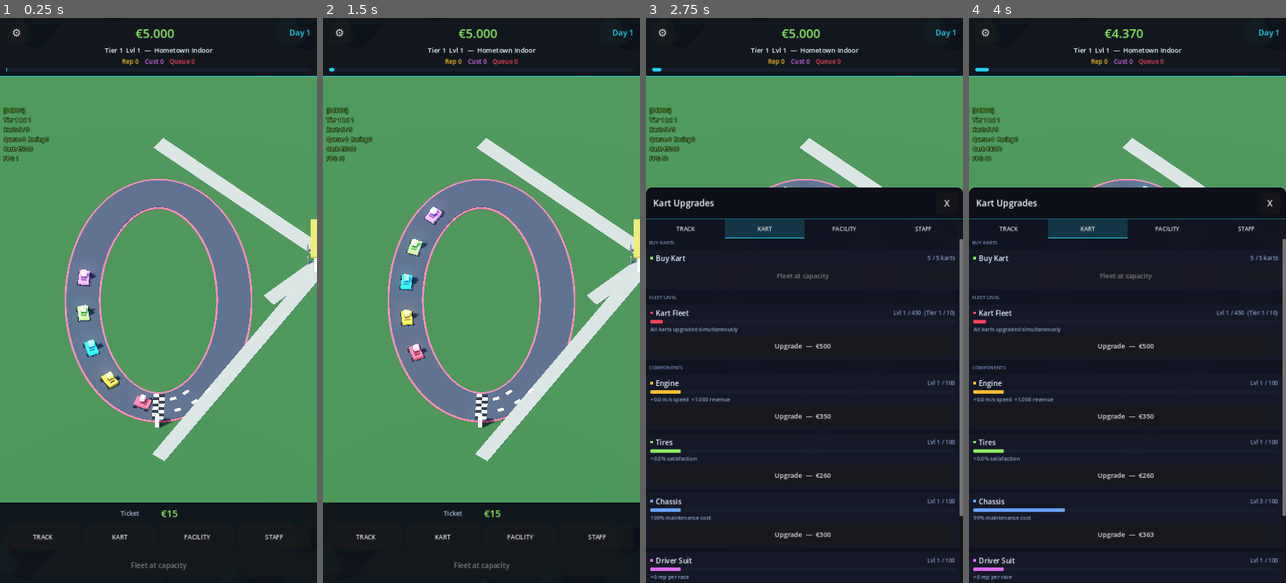
Above: before the commit, frames 1-4 (left to right).
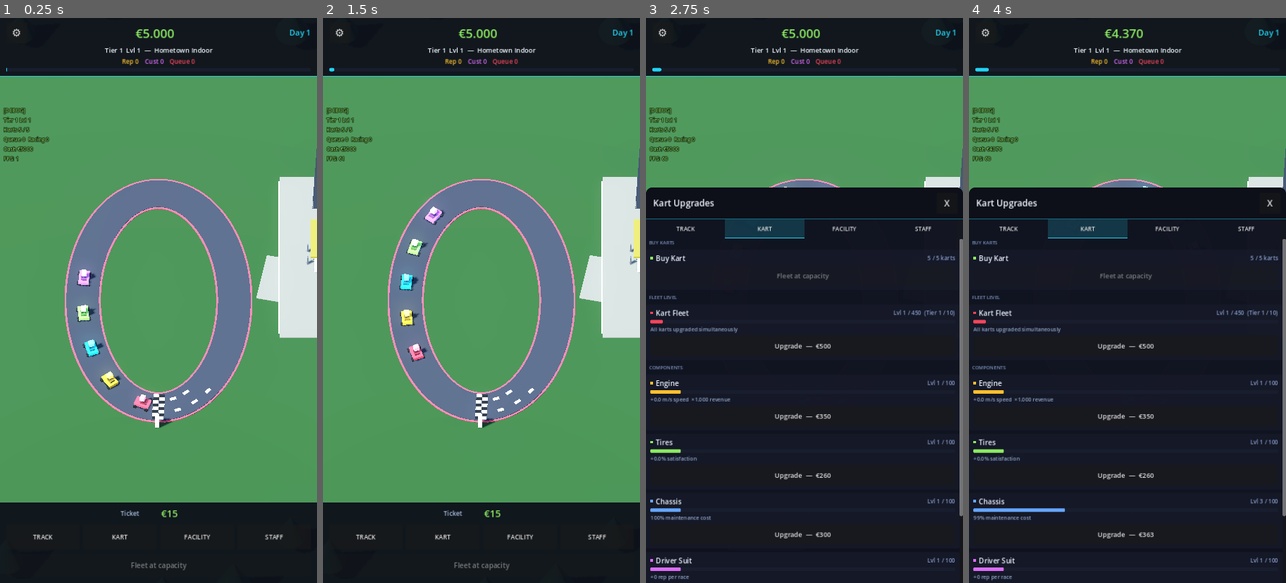
Above: after the commit, the same moments.

Repository: huubvreeker-create/Tycoon
Game: Godot game, scene res://scenes/main.tscn
The game is run twice, just before and just after one commit, with the same random seed, the same clock (stepped at 60 frames per second) and the same inputs.
Inputs:
- Up to frame 1 (0.25 s): no input
- Up to frame 2 (1.5 s): click "⚙" at 0.5 s; click "TRACK" at 1.25 s
- Up to frame 3 (2.75 s): click "KART" at 2 s
- Up to frame 4 (4 s): click "FACILITY" at 2.75 s; click "STAFF" at 3.5 s

The runs differ from the first frame. In frame 1, 5.3% of the frame differs, in the area x 48-100%, y 21-79%; in frame 2, 5.3%; in frame 3, 0.9%; in frame 4, 0.9%.

Commit message:
Real F1-style pit complex + clean concourse plaza
User shot: pit wall was hugging the rumble strip (looked like the
pit was on the track) and walkways were criss-crossing through
buildings.

Inspiration: Red Bull Ring / Spa / Silverstone — pit lane has
3-6m of grass between rumble and pit wall, garages back onto a
paddock area, spectator entrance is one big concourse plaza, not
a fan of paths radiating in every direction.

scripts/facility_visuals.gd:

PIT LANE — actually-visible separation:
* APEX_GAP bumped from "1.5 + 0.4*wave_amp" (ranges 1.5-3.3m) to
  "3.5 + 0.5*wave_amp" (ranges 3.5-5.75m). Now there's clearly a
  strip of grass between the rumble strip and the pit wall at
  every tier — exactly what real F1 circuits look like from above.
* New PADDOCK: a flat dark-grey CSGPolygon3D extruded along the
  same pit curve, sitting BEHIND the garages. Real F1 venues have
  this — it's where the team trucks / motorhomes / equipment park.
  Width grows with the pit-lane level.

WALKWAYS — replaced spaghetti with a concourse plaza:
* Killed the four radial walkways that were going to each facility
  (they were clipping through buildings and looked like random
  rectangles).
* Built ONE big rectangular concrete CONCOURSE plaza around the
  ticket booth (18m × 9m at the south of the track). Painted edge
  stripe along the front for accent.
* ONE asphalt road from the parking lot corner to the plaza.
* ONE short walkway from the plaza forward to the grandstand
  entrance — the only direction spectators actually need to walk.
* Cafeteria / merch / lounge are reached "naturally" by walking
  across the grass; we don't try to draw a path to each.

https://claude.ai/code/session_01Sbv8ExRy1Fimm5caf9TfDv

Diff:
--- a/scripts/facility_visuals.gd
+++ b/scripts/facility_visuals.gd
@@ -271,13 +271,14 @@
 	# Width grows with facility level; the lane covers the +Z arc of
 	# the oval from t_start to t_end (centered at π/2 = top of oval).
 	var pit_lane_width: float = 2.6 + float(level) * 0.06
-	# Maximum outward offset at the apex of the pit curve. Must clear
-	# the rumble strip even at chicane wave-peaks; APEX_GAP grows with
-	# wave_amp so higher tiers get more cushion automatically.
+	# Maximum outward offset at the apex of the pit curve. Real F1
+	# circuits have at least ~5m of grass between the racing line and
+	# the pit wall (Red Bull Ring, Spa, etc.) — anything closer reads
+	# as "the pit is on the track". So bump APEX_GAP substantially.
 	var wave_amp: float = _track.current_wave_amp()
 	var asphalt_outer: float = _track.current_asphalt_width() * 0.5 \
 		+ wave_amp + _RUMBLE_INSET_VAL
-	var apex_gap: float = 1.5 + wave_amp * 0.4
+	var apex_gap: float = 3.5 + wave_amp * 0.5
 	var max_offset: float = asphalt_outer + pit_lane_width * 0.5 + apex_gap
 	# Arc range covers ~130° centred on the +Z apex (90°). 25°..155° is
 	# wide enough that, with our 5% merge ramps, every chicane wave-peak
@@ -464,9 +465,34 @@
 		door.rotation.y = rot_y
 		parent.add_child(door)
 
+	# Paddock area BEHIND the garages — flat asphalt slab where in real
+	# F1 the team trucks / motorhomes / equipment sit. Built as a
+	# CSGPolygon3D extruded along the same curve, on the outer side.
+	var paddock_w: float = 5.5 + float(level) * 0.08
+	var paddock_inner: float = pit_lane_width * 0.5 + bay_d + 0.5
+	var paddock_csg := CSGPolygon3D.new()
+	paddock_csg.name = "Paddock"
+	paddock_csg.mode = CSGPolygon3D.MODE_PATH
+	paddock_csg.path_node = pit_path.get_path()
+	paddock_csg.path_interval_type = CSGPolygon3D.PATH_INTERVAL_DISTANCE
+	paddock_csg.path_interval = 0.5
+	paddock_csg.path_joined = false
+	paddock_csg.polygon = PackedVector2Array([
+		Vector2(paddock_inner,             0.04),
+		Vector2(paddock_inner + paddock_w, 0.04),
+		Vector2(paddock_inner + paddock_w, -0.03),
+		Vector2(paddock_inner,             -0.03),
+	])
+	var paddock_mat := StandardMaterial3D.new()
+	paddock_mat.albedo_color = Color(0.16, 0.17, 0.20)
+	paddock_mat.roughness = 0.9
+	paddock_csg.material_override = paddock_mat
+	parent.add_child(paddock_csg)
+
 	# Click area: rough bounding box centred on the apex of the pit curve.
 	var apex: Vector3 = pit_centers[pit_centers.size() / 2]
-	var click_size := Vector3(rx * 1.6, bay_h * 1.8, max_offset + bay_d + 4.0)
+	var click_size := Vector3(rx * 1.6, bay_h * 1.8,
+		max_offset + bay_d + paddock_w + 4.0)
 	_add_facility_click_area(parent, "pit_lane",
 		Vector3(0, bay_h * 0.5, apex.z * 0.5),
 		click_size)
@@ -964,39 +990,50 @@
 
 
 func _build_walkways(parent: Node3D) -> void:
-	# Spectator walkway network: a "spine" running along the south
-	# (-Z) side of the venue, with branches reaching out to each
-	# spectator-facing facility + parking. Pit lane and marketing
-	# tower are NOT spectator areas, so no walkway to them.
+	# Real F1 venues have a CONCOURSE PLAZA around the spectator
+	# entrance, not random spaghetti walkways crossing the venue. So:
+	# - One big rectangular concrete plaza at the south of the track
+	#   (the spectator entrance side)
+	# - One main road from the parking lot to that plaza
+	# - One short walkway from the plaza forward to the grandstand
+	# That's it — keeps things clean. The cafeteria / merch / lounge /
+	# pit complex all already sit on grass within walking distance,
+	# we don't need to draw a path to each of them individually
+	# (would just clip through buildings).
 	var hub: Vector3 = _hub_position()
 
-	# Main road from parking to ticket booth (wider, asphalt-coloured).
-	var rx: float = _track.current_rx()
-	var rz: float = _track.current_rz()
+	# Main concourse plaza — wide concrete slab around the ticket booth.
+	var plaza_w: float = 18.0
+	var plaza_d: float = 9.0
+	var plaza := MeshInstance3D.new()
+	plaza.name = "Concourse"
+	var pbm := BoxMesh.new()
+	pbm.size = Vector3(plaza_w, 0.06, plaza_d)
+	plaza.mesh = pbm
+	var pmat := StandardMaterial3D.new()
+	pmat.albedo_color = _WALKWAY_COLOR
+	pmat.roughness = 0.85
+	plaza.material_override = pmat
+	plaza.position = Vector3(hub.x, 0.04, hub.z)
+	parent.add_child(plaza)
+
+	# Painted edge stripe around the plaza (light accent).
+	_make_label_strip(parent, _WALKWAY_COLOR.lightened(0.4),
+		Vector3(hub.x, 0.10, hub.z + plaza_d * 0.5 + 0.05),
+		Vector3(plaza_w * 0.95, 0.06, 0.10))
+
+	# Main asphalt road from parking lot to the plaza.
 	var parking_corner := Vector3(
-		-_track_outer_x(5.0) - 8.0,        # roughly the inward corner of the lot
+		-_track_outer_x(5.0) - 8.0,
 		0.04,
 		-_track_outer_z(4.0) - 4.0)
-	_make_road(parent, hub, parking_corner, 2.4, _ROAD_COLOR)
-
-	# Walkways from hub to each spectator-facing facility position.
-	# We always draw these (even if the facility isn't built yet) so
-	# the venue layout stays consistent and readable.
-	var endpoints: Array[Vector3] = [
-		# Cafeteria entrance (in front of the patio)
-		Vector3(-_track_outer_x(4.0), 0.04, 0.0),
-		# Merch shop entrance
-		Vector3(_track_outer_x(4.0), 0.04, 0.0),
-		# Grandstand front (centre, just south of the track)
-		Vector3(0.0, 0.04, -_track_outer_z(1.5)),
-		# Lounge entrance (far south-centre)
-		Vector3(0.0, 0.04, -_track_outer_z(9.0)),
-	]
-	for end_pos: Vector3 in endpoints:
-		_make_road(parent, hub, end_pos, 1.4, _WALKWAY_COLOR)
-	# Suppress unused-warning placeholder
-	if rx > 0.0 and rz > 0.0:
-		pass
+	_make_road(parent, hub + Vector3(-plaza_w * 0.3, 0, 0),
+		parking_corner, 3.0, _ROAD_COLOR)
+
+	# Short walkway from plaza forward to the grandstand entrance.
+	var grandstand_entrance := Vector3(0.0, 0.04, -_track_outer_z(1.5))
+	_make_road(parent, hub + Vector3(0, 0, plaza_d * 0.5),
+		grandstand_entrance, 2.4, _WALKWAY_COLOR)
 
 
 func _make_road(parent: Node3D, a: Vector3, b: Vector3, width: float, color: Color) -> void:
